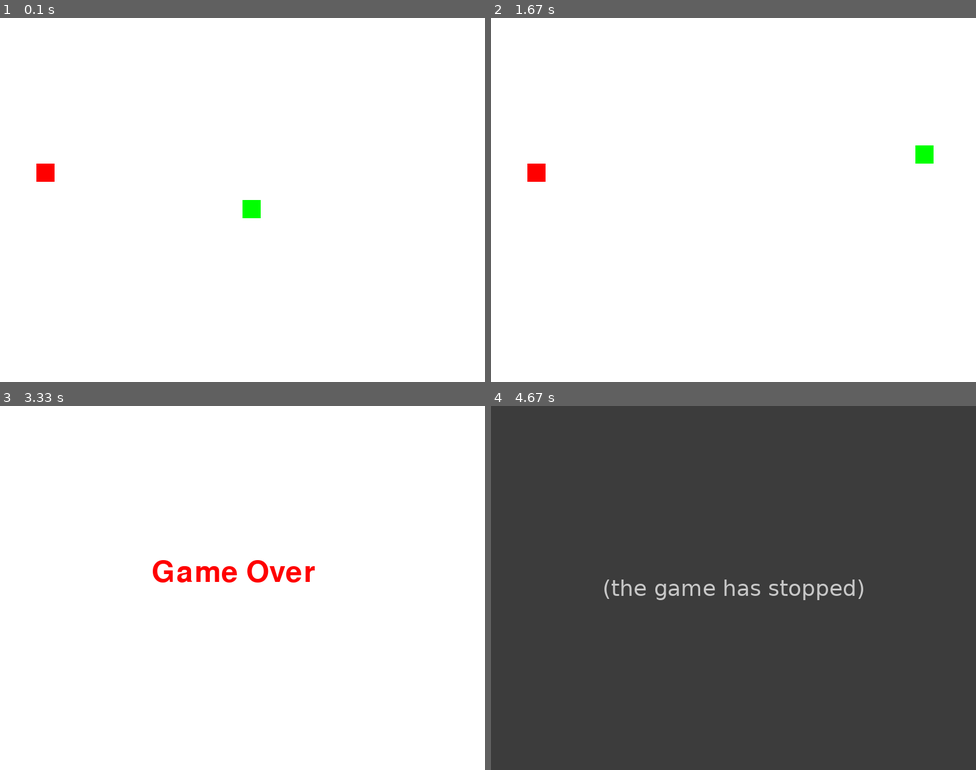
Above: before the commit, frames 1-4 (two rows, left to right).
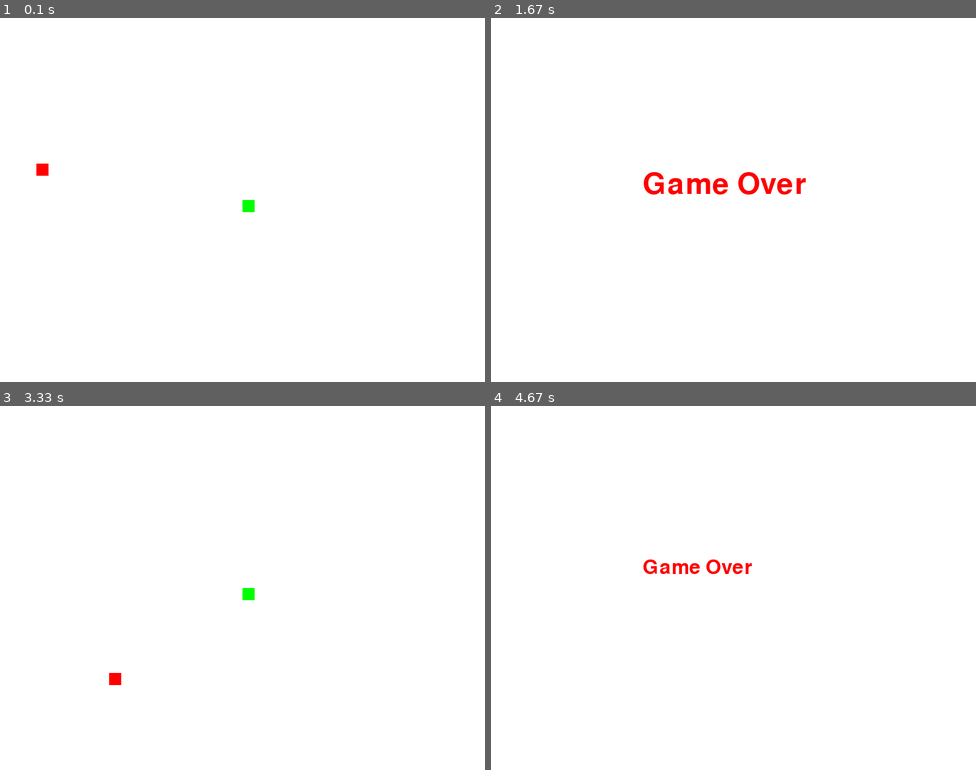
Above: after the commit, the same moments.

Repository: solremifa/pygame
Game: pygame game, started from snake.py
Two runs of this game, one before a commit and one after it. Both use one fixed random seed, a clock stepped at 60 frames per second and the inputs below.
Inputs:
- Up to frame 1 (0.1 s): no input
- Up to frame 2 (1.67 s): hold Right 0.33-0.8 s; hold Up 0.83-1.13 s; hold Right 1.17-1.63 s
- Up to frame 3 (3.33 s): hold Up from 3 s (still down)
- Up to frame 4 (4.67 s): release Up at 3.37 s; hold Right 3.4-4.03 s

The runs differ from the first frame. In frame 1, 0.2% of the frame differs, in the area x 7-54%, y 40-55%; in frame 2, 1.2%; in frame 3, 1.0%; in frame 4, 100%, in the area x 0-100%, y 0-100%.
Before the commit the program exited at 3.9 s; later frames show no game.

Commit message:
Add restart

Diff:
--- a/snake.py
+++ b/snake.py
@@ -15,7 +15,7 @@
 RED = (255, 0, 0)
 
 # 게임 단위 설정
-size = 30
+size = 20
 speed = size  # 한 번에 이동할 거리 = 격자 크기와 동일
 
 # 초기 뱀 설정
@@ -33,6 +33,8 @@
 
 # 폰트
 font = pygame.font.SysFont(None, 72)
+
+is_game_over = False
 
 running = True
 while running:
@@ -77,7 +79,7 @@
         screen.blit(text, (250, 250))
         pygame.display.flip()
         pygame.time.delay(2000)
-        break
+        is_game_over = True
 
     # 자기 자신과 충돌 감지 (머리는 제외)
     if (x, y) in snake[:-1]:
@@ -85,7 +87,7 @@
         screen.blit(text, (220, 250))
         pygame.display.flip()
         pygame.time.delay(2000)
-        break
+        is_game_over = True
 
     # 먹이 그리기
     pygame.draw.rect(screen, RED, (food_x, food_y, size, size))
@@ -94,7 +96,29 @@
     for sx, sy in snake:
         pygame.draw.rect(screen, GREEN, (sx, sy, size, size))
 
+    if is_game_over:
+        font = pygame.font.SysFont(None, 48)
+        text = font.render("Press Any key to Restart", True, (255, 0, 0))
+        screen.fill(WHITE)
+        screen.blit(text, (200, 180))
+        pygame.display.flip()
+
+        waiting = True
+        while waiting:
+            for event in pygame.event.get():
+                if event.type == pygame.QUIT:
+                    running = False
+                    waiting = False
+                elif event.type == pygame.KEYDOWN:
+                    # 게임 상태 초기화
+                    x, y = WIDTH // 2, HEIGHT // 2
+                    dx, dy = 0, 0
+                    snake = [(x, y)]
+                    food_x, food_y = new_food()
+                    is_game_over = False
+                    waiting = False
+
     pygame.display.flip()
-    clock.tick(10)
+    clock.tick(30)
 
 pygame.quit()
